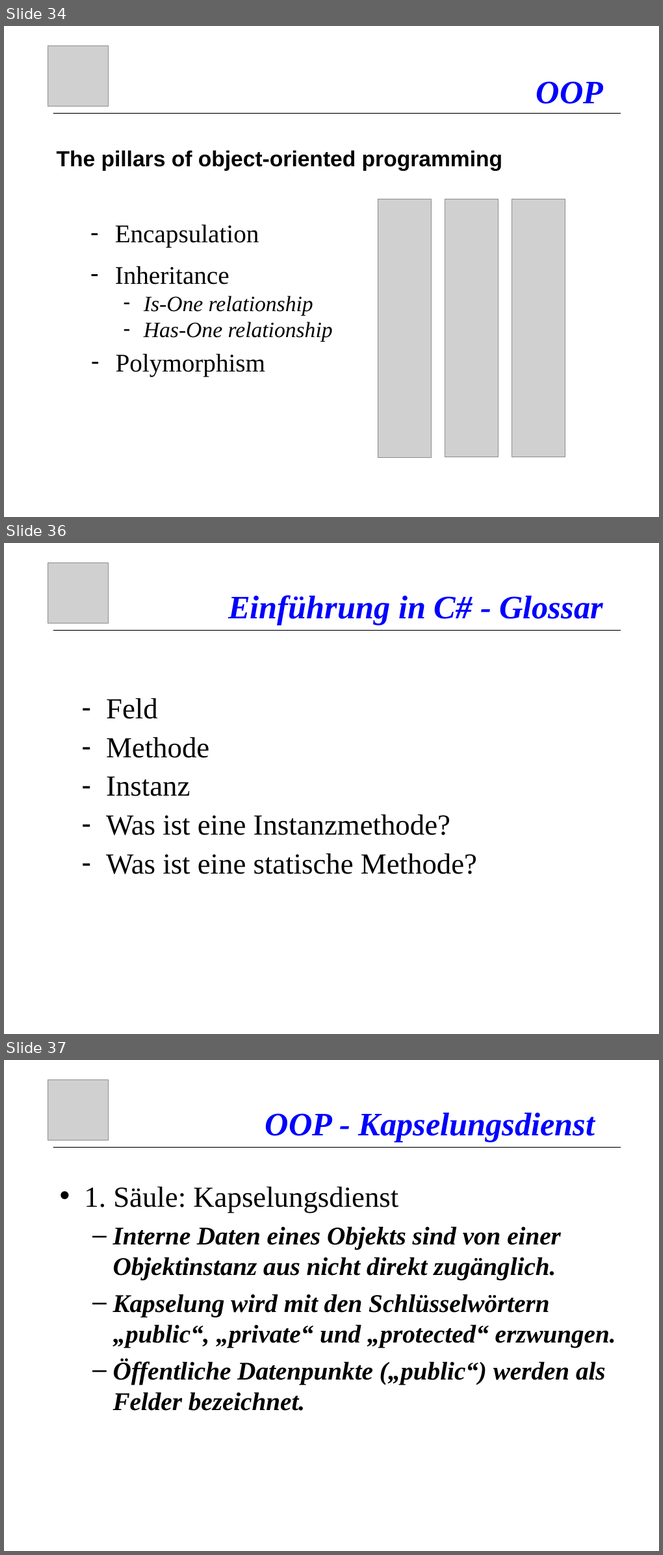
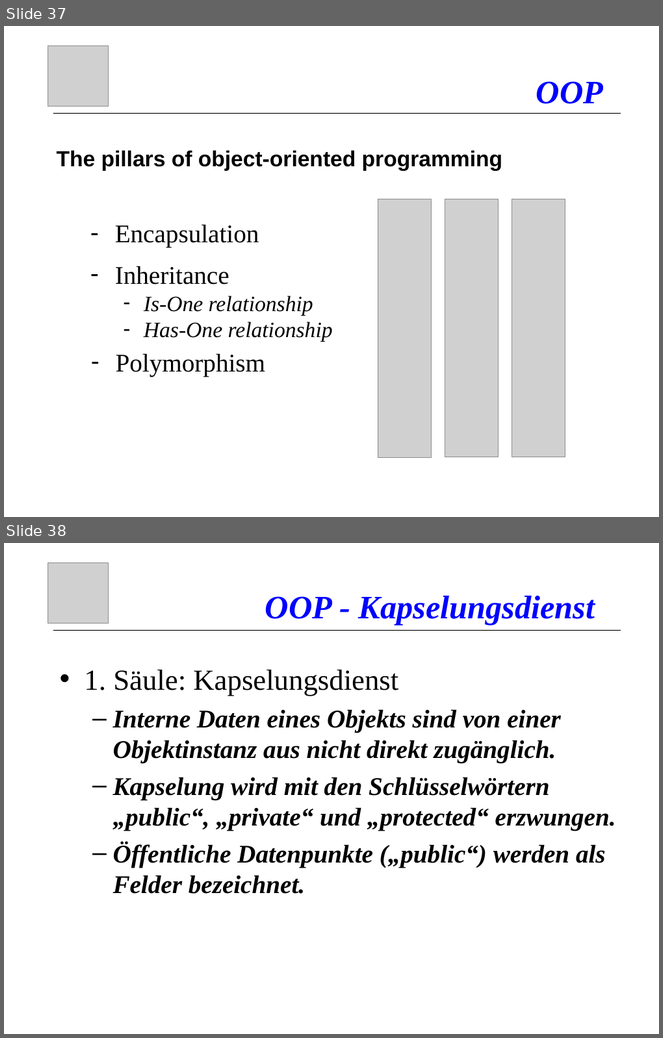
Before and after one commit to atillakati/fit_omicron_atilla, a slide deck: doc/C#_Kurs_en.ppt. Shown one above the other, each under a label of ours: slides 34, 36 and 37 before the commit, slides 37 and 38 after it; the slides between them are not shown. The pictures are 663x1555 and 663x1038 pixels, drawn with LibreOffice and Linux fonts; fonts in the diff are those of the drawing; grey boxes stand for pictures. Boxes give left, top, right and bottom in pixels: in the first picture for what was removed or moved away, otherwise in the second. Text is boxed around its words. In the diff, an @@ line names an element or a change of style, - is before the commit and + after.

```diff
--- a/doc/C#_Kurs_en.ppt
+++ b/doc/C#_Kurs_en.ppt
@@ slide 36 removed at [4, 543, 659, 1034], background #FFFFFF @@
@@ picture removed at [48, 563, 108, 623] @@
@@ title removed at [228, 595, 603, 626] @@
-Einführung in C# - Glossar
@@ line removed from (53, 630) to (622, 630) @@
@@ text removed at [106, 698, 477, 875] @@
-– Feld
-– Methode
-– Instanz
-– Was ist eine Instanzmethode?
-– Was ist eine statische Methode?
@@ what was slide 34 is now slide 37 @@
@@ what was slide 37 is now slide 38 @@
```
Also in this commit, not shown: 10 slides changed, 3 slides added, 1 other slide removed, 4 other files.
